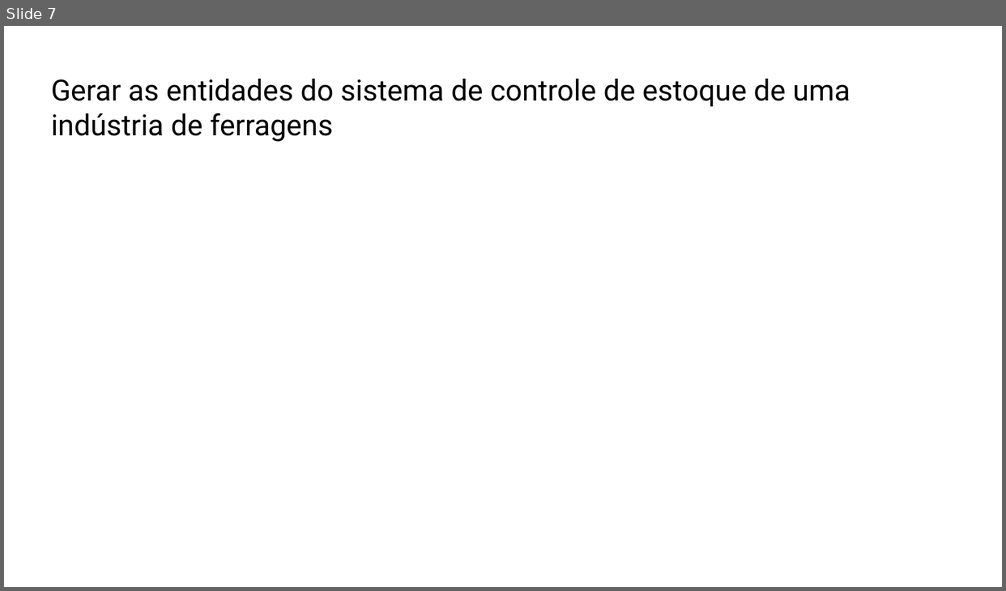
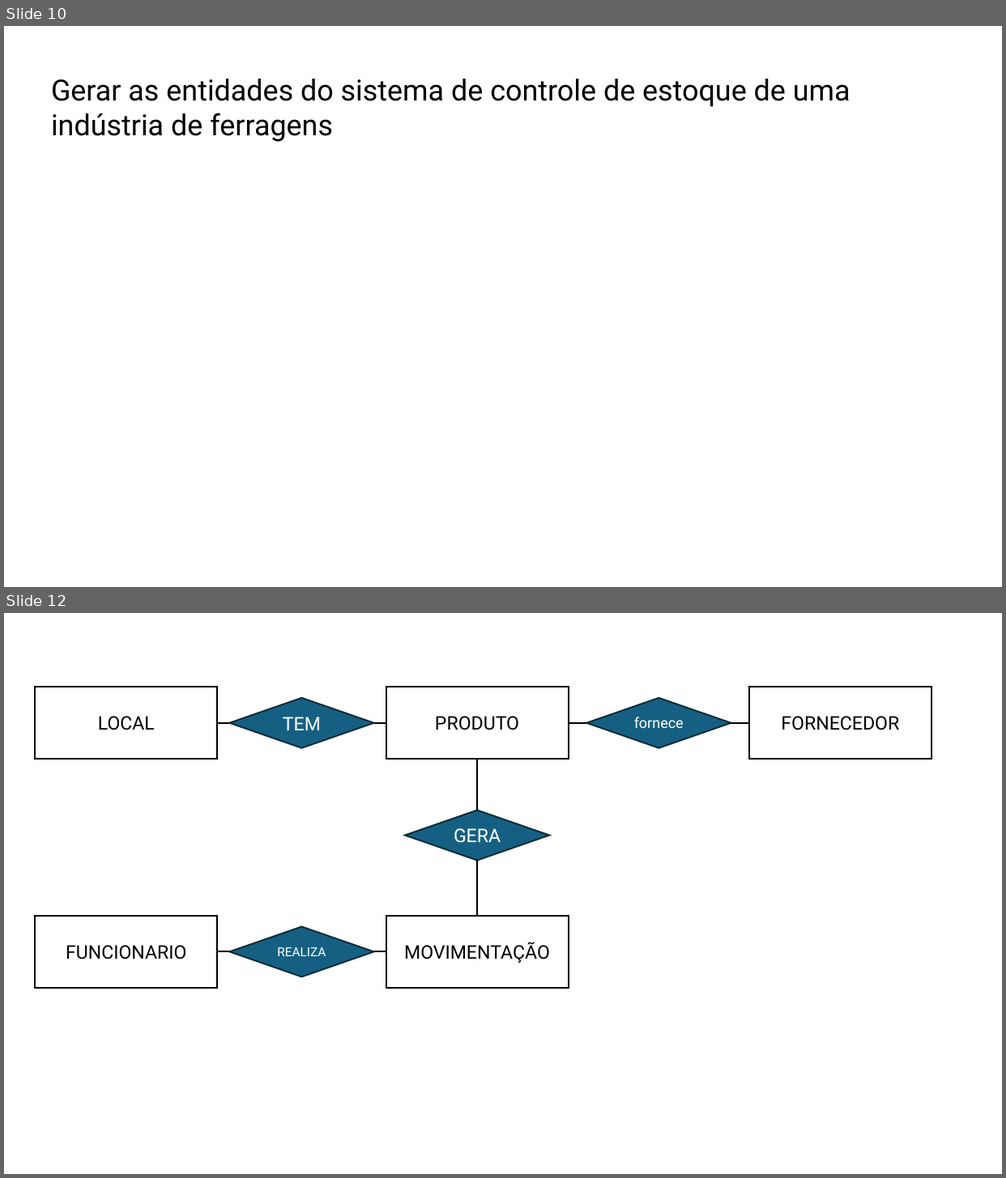
Before and after one commit to profpedrosenac/T16, a slide deck: UC10/Modelagem de dados.pptx. Shown one above the other, each under a label of ours: slide 7 before the commit, slides 10 and 12 after it; the slides between them are not shown. The pictures are 1006x591 and 1006x1178 pixels, drawn with LibreOffice and Linux fonts; fonts in the diff are those of the drawing. Boxes give left, top, right and bottom in pixels: in the first picture for what was removed or moved away, otherwise in the second. Text is boxed around its words. In the diff, an @@ line names an element or a change of style, - is before the commit and + after.

```diff
--- a/UC10/Modelagem de dados.pptx
+++ b/UC10/Modelagem de dados.pptx
@@ slide 12 added at (x1=4, y1=613, x2=1002, y2=1174), background #FFFFFF @@
@@ rectangle added at (x1=36, y1=687, x2=218, y2=759), fill #FFFFFF, outline #000000 1.5 pt, 18 pt, text #000000 @@
+LOCAL
@@ diamond added at (x1=229, y1=697, x2=374, y2=747), fill #156082, outline #092A39 1.5 pt, 18 pt, text #FFFFFF @@
+TEM
@@ rectangle added at (x1=386, y1=687, x2=569, y2=759), fill #FFFFFF, outline #000000 1.5 pt, 18 pt, text #000000 @@
+PRODUTO
@@ diamond added at (x1=586, y1=697, x2=731, y2=747), fill #156082, outline #092A39 1.5 pt, 14 pt, text #FFFFFF @@
+fornece
@@ rectangle added at (x1=750, y1=687, x2=932, y2=759), fill #FFFFFF, outline #000000 1.5 pt, 18 pt, text #000000 @@
+FORNECEDOR
@@ line added from (217, 723) to (229, 723), #000000 1.5 pt @@
@@ line added from (374, 723) to (386, 723), #000000 1.5 pt @@
@@ line added from (569, 723) to (586, 723), #000000 1.5 pt @@
@@ line added from (731, 723) to (750, 723), #000000 1.5 pt @@
@@ line added from (477, 759) to (477, 811), #000000 1.5 pt @@
@@ diamond added at (x1=405, y1=811, x2=550, y2=861), fill #156082, outline #092A39 1.5 pt, 18 pt, text #FFFFFF @@
+GERA
@@ line added from (477, 861) to (477, 916), #000000 1.5 pt @@
@@ rectangle added at (x1=36, y1=916, x2=218, y2=988), fill #FFFFFF, outline #000000 1.5 pt, 18 pt, text #000000 @@
+FUNCIONARIO
@@ diamond added at (x1=229, y1=926, x2=374, y2=977), fill #156082, outline #092A39 1.5 pt, 12 pt, text #FFFFFF @@
+REALIZA
@@ rectangle added at (x1=386, y1=916, x2=569, y2=988), fill #FFFFFF, outline #000000 1.5 pt, 18 pt, text #000000 @@
+MOVIMENTAÇÃO
@@ line added from (217, 952) to (229, 952), #000000 1.5 pt @@
@@ line added from (374, 952) to (386, 952), #000000 1.5 pt @@
@@ what was slide 7 is now slide 10 @@
```
Also in this commit, not shown: 3 slides changed, 9 other slides added.
